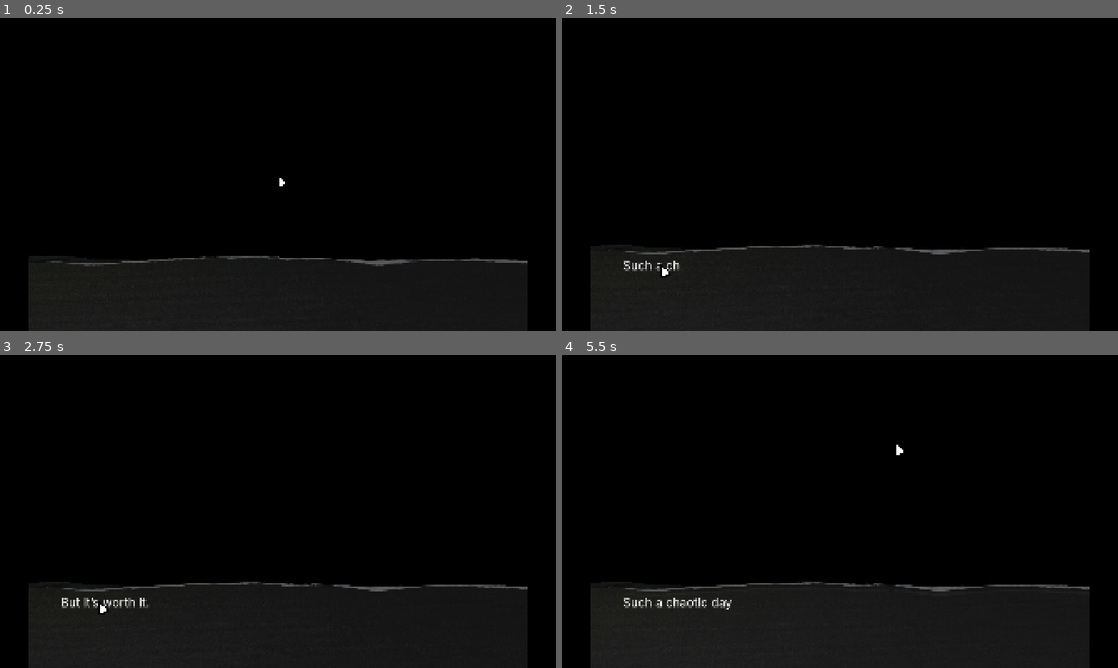
Above: before the commit, frames 1-4 (two rows, left to right).
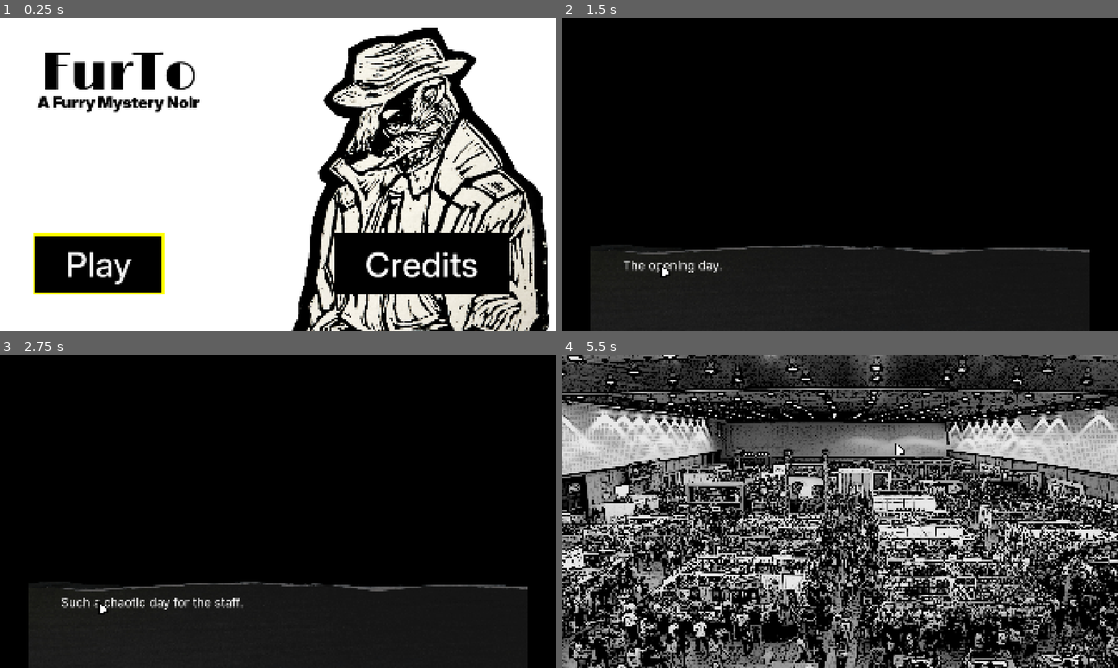
Above: after the commit, the same moments.

Repository: ricardobusta/globalgamejam2026
Game: Godot game, scene res://scenes/title.tscn
Two runs of this game, one before a commit and one after it. Both use one fixed random seed, a clock stepped at 60 frames per second and the inputs below.
Inputs (mouse positions are in pixels of both pictures, inside the frame that each line leads up to):
- Up to frame 1 (0.25 s): no input
- Up to frame 2 (1.5 s): click "Play" at 0.5 s; click (662, 265) at 1.25 s, where only the run before the commit has a clickable "Play"
- Up to frame 3 (2.75 s): click (100, 602) at 2 s, where only the run before the commit has a clickable "Play"
- Up to frame 4 (5.5 s): click (984, 602) at 2.75 s, where only the run before the commit has a clickable "Credits"; tap Enter (ui_accept) at 3.5, 3.77 s; move the mouse to (962, 495) at 3.52 s; click (962, 495) at 3.6 s; drag from (728, 527) to (812, 574) at 4.27 s; move the mouse to (895, 442) at 5.02 s; click (895, 442) at 5.1 s

The runs differ from the first frame. In frame 1, 81% of the frame differs, in the area x 0-100%, y 0-100%; in frame 2, 0.3%; in frame 3, 0.5%; in frame 4, 68%.

Commit message:
Fix some bugs with the layers' orders

Diff:
--- a/furto/code/app/utils.gd
+++ b/furto/code/app/utils.gd
@@ -2,12 +2,23 @@
 class_name Utils
 extends Node
 
+static var cursor_root: CursorRoot = null:
+	get = get_cursor_root
 static var gameplay_controller: GameplayController = null:
 	get = get_gameplay_controller
 static var inventory_controller: InventoryController = null:
 	get = get_inventory_controller
 #static var vn_controller: VNController = null:
 	#get = get_vn_controller
+
+
+static func get_cursor_root() -> CursorRoot:
+	if not is_instance_valid(cursor_root):
+		if Engine.get_singleton(&"C"):
+			cursor_root = Engine.get_singleton(&"C")
+		else:
+			cursor_root = CursorRoot.new()
+	return cursor_root
 
 
 static func get_gameplay_controller() -> GameplayController:
--- a/furto/code/vn/clickable_controller.gd
+++ b/furto/code/vn/clickable_controller.gd
@@ -63,23 +63,23 @@
 	input_pickable = clickable
 
 
-func _on_input_event(viewport: Node, event: InputEvent, shape_idx: int) -> void:
-	if event is InputEventMouseButton:
-		print("clicou")
-		Utils.gameplay_controller.clicked = self
-		last_clicked_button = event.button_index
-
-		get_viewport().set_input_as_handled()
-
-		match last_clicked_button:
-			MOUSE_BUTTON_LEFT, 0:
-				if Utils.inventory_controller.active:
-					await on_item_used(Utils.inventory_controller.active)
-					times_clicked += 1
-
-		Utils.gameplay_controller.clicked = null
-
-	pass
+#func _on_input_event(viewport: Node, event: InputEvent, shape_idx: int) -> void:
+	#if event is InputEventMouseButton:
+		#print("clicou")
+		#Utils.gameplay_controller.clicked = self
+		#last_clicked_button = event.button_index
+#
+		#get_viewport().set_input_as_handled()
+#
+		#match last_clicked_button:
+			#MOUSE_BUTTON_LEFT, 0:
+				#if Utils.inventory_controller.active:
+					#await on_item_used(Utils.inventory_controller.active)
+					#times_clicked += 1
+#
+		#Utils.gameplay_controller.clicked = null
+#
+	#pass
 
 
 func _toggle_input() -> void:
--- a/furto/code/vn/cursor_root.gd
+++ b/furto/code/vn/cursor_root.gd
@@ -18,6 +18,10 @@
 	USE,
 	WAIT,
 }
+
+
+func _init() -> void:
+	Engine.register_singleton(&"C", self)
 
 
 func _ready() -> void:
--- a/furto/project.godot
+++ b/furto/project.godot
@@ -14,10 +14,6 @@
 run/main_scene="uid://b2r3cvia164e7"
 config/features=PackedStringArray("4.6", "GL Compatibility")
 config/icon="uid://cfrpin4xurw06"
-
-[autoload]
-
-G="*uid://br8qq2rug0eoh"
 
 [debug]
 
--- a/furto/scenes/gameplay.tscn
+++ b/furto/scenes/gameplay.tscn
@@ -11,9 +11,9 @@
 [node name="VNController" type="Node" parent="." unique_id=521650082]
 script = ExtResource("2_ct7aa")
 
+[node name="CursorCanvas" parent="." unique_id=1359893916 instance=ExtResource("3_ct7aa")]
+
 [node name="VNCanvas" parent="." unique_id=1433724896 instance=ExtResource("3_l1v76")]
-
-[node name="CursorCanvas" parent="." unique_id=1359893916 instance=ExtResource("4_ct7aa")]
 
 [node name="CharacterCanvas" type="CanvasLayer" parent="." unique_id=715864190]
 layer = 2
Not shown: 1 places in furto/scenes/gameplay.tscn that only renumber resources
